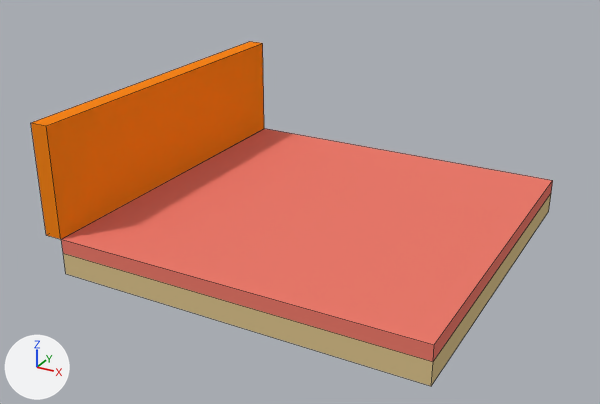
An edit to the Blender file resource-projects/3d-models/room/room.blend, drawn before and after from the same camera.
One viewpoint serves both versions: a camera (50 mm lens) standing at (4.74, -9.37, 4.68) and looking at (-0.28, -0.25, 0.12). The axes (+X, +Y, +Z) are drawn at lower left. The lights are the same throughout. Mesh edges are drawn as thin lines.

Names of what the first picture shows: 'Carpet', 'Floor', 'Wall'.
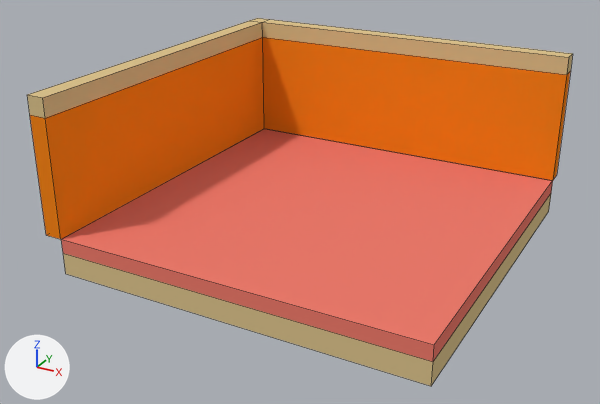
Changed parts and their boxes [x1, y1, x2, y2] in the pictures (600 x 404 px):
'Wall', reshaped (132% wider)
    before: [31, 41, 264, 239]
    after: [30, 37, 571, 239]
'Ceiling', added
    after: [27, 18, 573, 118]

The change, as a list of edits to the scene's bpy script:
```text
Add mat_ceiling:
    mat_ceiling = diffuse_material('Ceiling')
    mat_ceiling.base_color = (0.716, 0.546, 0.266)  # beige #dcc38d
Change me_立方体_002:
    used by ob_wall; location = (-2.55, -0.01, 0.01)
    remove me_立方体_002.from_pydata(...)  # 8 vertices, 6 faces; spans x -0.2..0.05, y -2.5..2.5, z -0.01..1.5
    add me_立方体_002.from_pydata(...)  # 16 vertices, 14 faces; spans x -0.2..5.05, y -2.5..2.75, z -0.01..1.6
    me_立方体_002 part 1
    1 face is deleted
    4 vertices in x -0.2..0.05, y -2.5..2.5, z 1.5 move by (0.0, 0.0, 0.1)
    8 vertices are added at x -0.2..5.05, y 2.5..2.75, z -0.01..1.6
    9 new faces join them
Add me_立方体_003:
    me_立方体_003.from_pydata([(-0.2, -2.5, -0.01), (-0.2, -2.5, 0.24), (-0.2, 2.5, -0.01), (-0.2, 2.5, 0.24), (0.05, -2.5, -0.01), (0.05, -2.5, 0.24), (0.05, 2.5, -0.01), (0.05, 2.5, 0.24), (-0.2, 2.75, 0.24), (-0.2, 2.75, -0.01), (0.05, 2.75, 0.24), (0.05, 2.75, -0.01), (5.05, 2.5, 0.24), (5.05, 2.5, -0.01), (5.05, 2.75, 0.24), (5.05, 2.75, -0.01)], [], [(1, 3, 2, 0), (6, 2, 9, 11), (7, 5, 4, 6), (5, 1, 0, 4), (0, 2, 6, 4), (5, 7, 3, 1), (8, 10, 11, 9), (3, 7, 10, 8), (2, 3, 8, 9), (6, 11, 15, 13), (12, 13, 15, 14), (10, 7, 12, 14), (7, 6, 13, 12), (11, 10, 14, 15)])
    me_立方体_003.materials.append(mat_ceiling)  # beige #dcc38d
Add ob_ceiling:
    ob_ceiling = bpy.data.objects.new('Ceiling', me_立方体_003)
    ob_ceiling.location = (-2.55, -0.01, 1.62)
```
